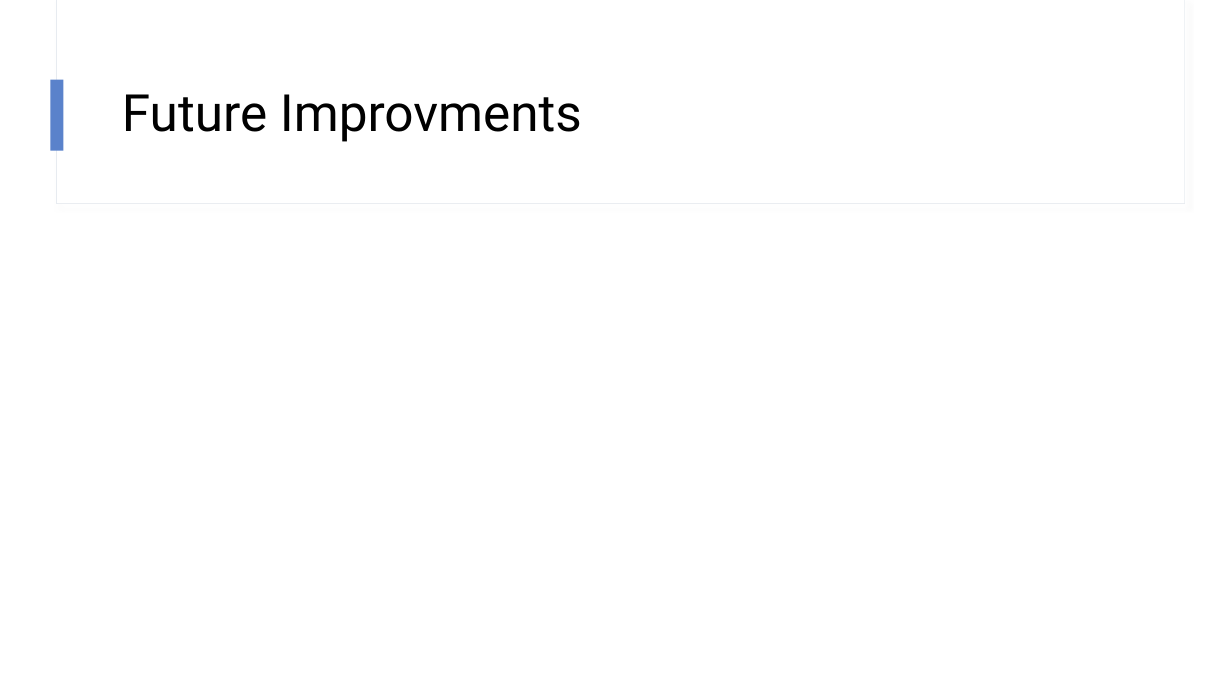
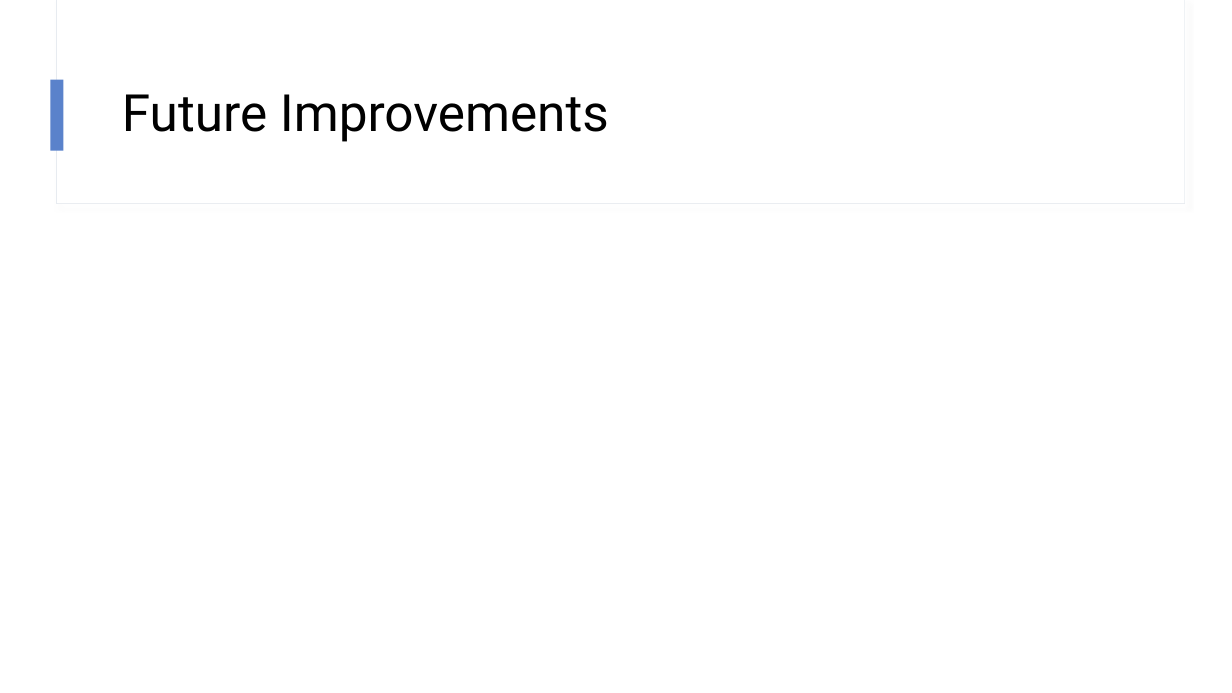
Before and after one commit to kjmj/nyc-airbnb-viz, a slide deck: slide 15 of Process Book.pptx (slide 14 before the commit). Drawn at 1232x693 pixels with LibreOffice and Linux fonts; fonts in the diff are those of the drawing. Boxes give left, top, right and bottom in pixels: in the first picture for what was removed or moved away, otherwise in the second. Text is boxed around its words. In the diff, an @@ line names an element or a change of style, - is before the commit and + after.

```diff
--- a/Process Book.pptx
+++ b/Process Book.pptx
@@ title at (x1=122, y1=94, x2=609, y2=142): text changed @@
-Future Improvments
+Future Improvements
```
Also in this commit, not shown: 1 slide added.
